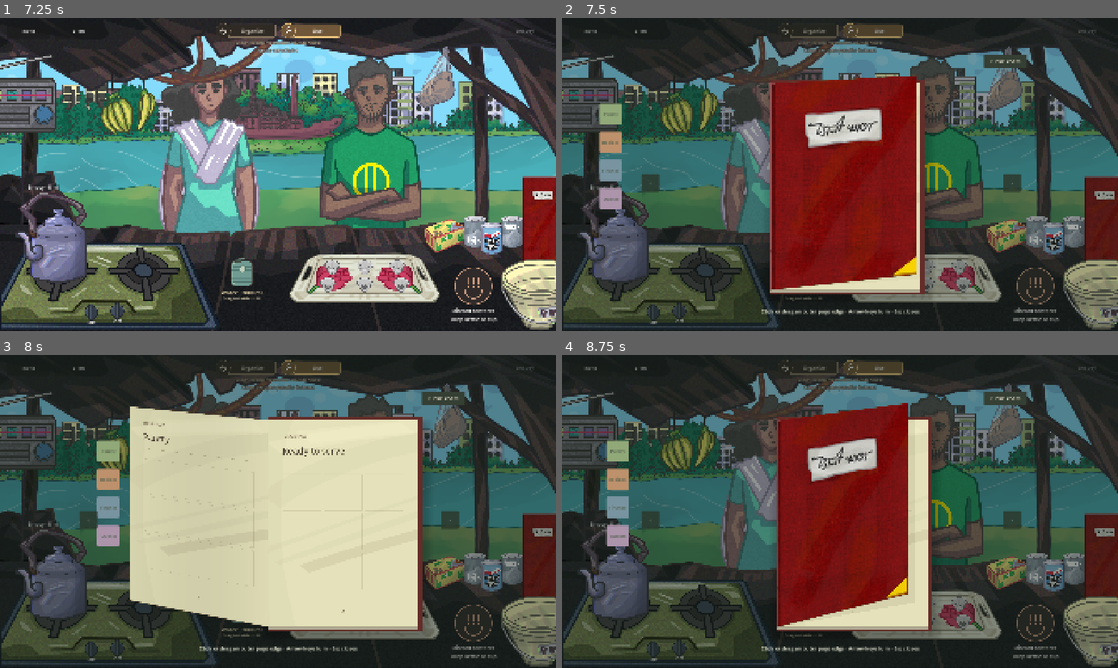
Above: before the commit, frames 1-4 (two rows, left to right).
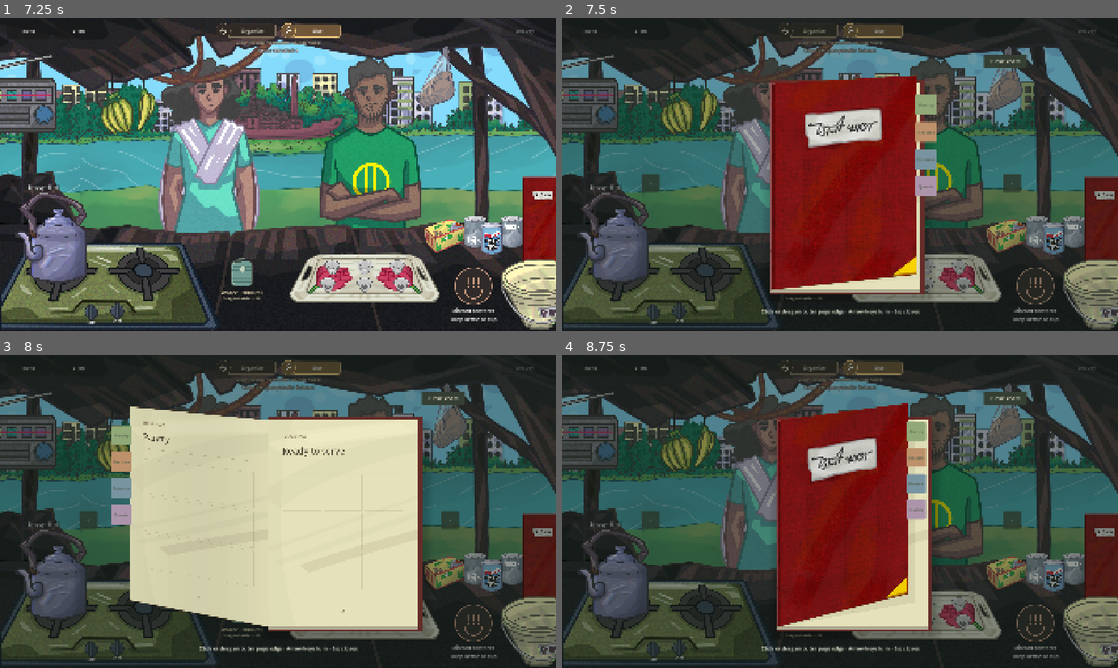
Above: after the commit, the same moments.

Repository: abhikhasnain1/Tong-Manager
Game: Godot game, scene res://scenes/app/Main.tscn
Two runs of this game, one before a commit and one after it. Both use one fixed random seed, a clock stepped at 60 frames per second and the inputs below.
Inputs (mouse positions are in pixels of both pictures, inside the frame that each line leads up to):
- Up to frame 1 (7.25 s): click "Organize" at 0.5 s; click "Use" at 1.25 s; tap Enter at 2 s; drag from (439, 237) to (116, 102) at 2.02 s; tap Space (pour) at 2.75 s; drag from (478, 230) to (116, 102) at 2.77 s; move the mouse to (505, 230) at 3.52 s; hold Right 3.53-4.25 s; tap Q (quick_wash) at 3.6 s; click (505, 230) at 3.67 s; drag from (494, 240) to (144, 102) at 4.27 s; drag from (111, 102) to (478, 230) at 5.02 s; drag from (144, 102) to (478, 230) at 5.77 s; move the mouse to (444, 77) at 6.52 s; hold S from 6.53 s (still down); tap M at 6.6 s; click (444, 77) at 6.67 s
- Up to frame 2 (7.5 s): release S at 7.25 s; drag from (1101, 230) to (728, 190) at 7.27 s
- Up to frame 3 (8 s): no input
- Up to frame 4 (8.75 s): drag from (650, 649) to (1067, 567) at 8.02 s

Frame 1 is identical in both runs. In frame 2, 2.2% of the frame differs, in the area x 6-68%, y 24-62%; in frame 3, 1.8%; in frame 4, 2.0%.

Commit message:
Attach Khata bookmarks to the animated cover (#57)

Diff:
--- a/tong-manager/scripts/ui/khata/khata_book.gd
+++ b/tong-manager/scripts/ui/khata/khata_book.gd
@@ -7,6 +7,7 @@
 const DESIGN := Vector2(1600, 1000)
 const PAGE_SIZE := Vector2(480, 660)
 const PAGE_EDGE_WIDTH := 85.0
+const TAB_SIZE := Vector2(72, 66)
 var section_titles: Array[String] = ["Pantry", "Recipes", "Finance", "Quests"]
 var section_colors: Array[Color] = [Color("91a878"), Color("bd916b"), Color("7994a1"), Color("a58bac")]
 var page_factory: Callable
@@ -460,7 +461,22 @@
 
 
 func make_tab_rect(index: int) -> Rect2:
-	return Rect2(_book_origin() + Vector2(-547, 65 + 90 * index), Vector2(72, 66))
+	var tab_y := 65.0 + 90.0 * index
+	if opening_amount >= 1.0:
+		# Preserve the accepted reading layout exactly at the resting pose.
+		return Rect2(_book_origin() + Vector2(-547, tab_y), TAB_SIZE)
+	var angle := clampf(opening_amount, 0.0, 1.0) * PI
+	var horizontal := cos(angle)
+	if is_zero_approx(horizontal):
+		horizontal = 0.0
+	var edge_depth := PAGE_SIZE.x * sin(angle)
+	var vertical := 1.0 - edge_depth / 3100.0
+	# Five authored pixels sit inside the cover edge. The rest travels with
+	# that edge, using the same lift and height projection as the rigid cover.
+	var first_x := 475.0 * horizontal
+	var last_x := 547.0 * horizontal
+	var top_left := Vector2(minf(first_x, last_x), -edge_depth * 0.23 + tab_y * vertical)
+	return Rect2(_book_origin() + top_left, Vector2(TAB_SIZE.x * absf(horizontal), TAB_SIZE.y * vertical))
 
 
 func _tab_rect(index: int) -> Rect2:
@@ -519,12 +535,18 @@
 		_draw_sheet(opening_amount * PI, _cover, _pages[spread * 2].get_texture(), false, false)
 	draw_set_transform(Vector2.ZERO)
 	if standalone:
+		for index in range(section_titles.size()):
+			var tab := _tab_rect(index)
+			if tab.size.x <= 0.0:
+				continue
+			var tab_color := section_colors[index % section_colors.size()] if not section_colors.is_empty() else Color("91a878")
+			# Scale the authored bookmark and text together without mirroring the
+			# label when the cover's outer edge passes to the left of its binding.
+			draw_set_transform(tab.position, 0.0, tab.size / TAB_SIZE)
+			draw_style_box(_box(tab_color.darkened(0.12 if spread != index else 0), 4), Rect2(Vector2.ZERO, TAB_SIZE))
+			draw_string(_font, Vector2(9, 39), section_titles[index], HORIZONTAL_ALIGNMENT_LEFT, -1, 16, Color("243129"))
+		draw_set_transform(Vector2.ZERO)
 		if opened:
-			for index in range(section_titles.size()):
-				var tab := _tab_rect(index)
-				var tab_color := section_colors[index % section_colors.size()] if not section_colors.is_empty() else Color("91a878")
-				draw_style_box(_box(tab_color.darkened(0.12 if spread != index else 0), 4), tab)
-				draw_string(_font, tab.position + Vector2(9, 39), section_titles[index], HORIZONTAL_ALIGNMENT_LEFT, -1, 16, Color("243129"))
 			_draw_arrow(Vector2(250, 528), -1, spread > 0)
 			_draw_arrow(Vector2(1348, 528), 1, spread < section_titles.size() - 1)
 			draw_string(_font, Vector2(500, 934), "Click or drag either outer edge  ·  ← / → turn  ·  Esc closes", HORIZONTAL_ALIGNMENT_CENTER, 600, 18, Color("d1d6c7"))
--- a/tong-manager/scripts/ui/khata/khata_modal.gd
+++ b/tong-manager/scripts/ui/khata/khata_modal.gd
@@ -314,8 +314,15 @@
 	_place($Hint, Rect2(310, 925, 980, 38))
 	for index in range(4):
 		var button := $TabContainer.get_node(TAB_NAMES[index]) as Button
-		_place(button, book.make_tab_rect(index))
+		var tab := book.make_tab_rect(index)
+		# Keep the authored size: Control minimum sizes would otherwise prevent
+		# the bookmark from narrowing with the rotating cover.
+		button.position = book.position + tab.position * book.scale
+		button.size = book.TAB_SIZE
+		button.scale = book.scale * tab.size / book.TAB_SIZE
+		button.visible = tab.size.x > 0.6
 		button.disabled = book.busy or not book.opened or _closing
+		button.mouse_filter = Control.MOUSE_FILTER_IGNORE if button.disabled else Control.MOUSE_FILTER_STOP
 	$PreviousButton.disabled = book.busy or not book.opened or book.spread <= 0 or _closing
 	$NextButton.disabled = book.busy or not book.opened or book.spread >= 3 or _closing
 	book_input.mouse_default_cursor_shape = Control.CURSOR_POINTING_HAND if book._edge_at(book.get_local_mouse_position()) != 0 and book.opened and not book.busy else Control.CURSOR_ARROW
